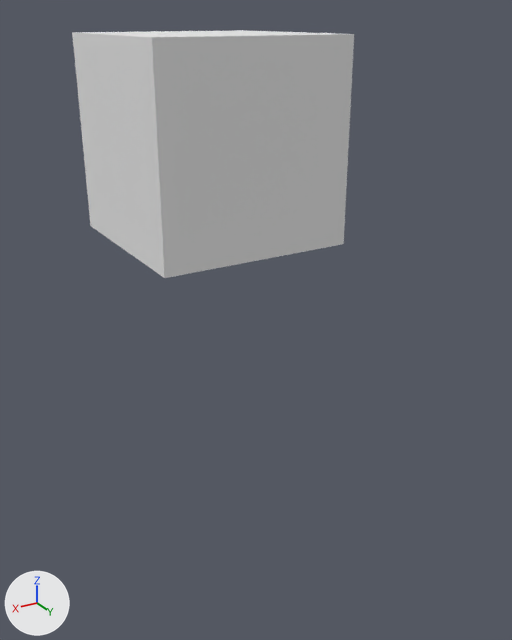
An edit to the Blender file Impossible Garden/Assets/Models/Plot/Plot.blend, drawn before and after from the same camera.
The view is the same before and after, from a 50 mm lens placed at (1.69, 3.28, 0.58), pointed at (0.14, 0.69, -0.71). The lights are fixed; the arrows at lower left show +X, +Y and +Z.

In view in the first picture: 'Plot'.
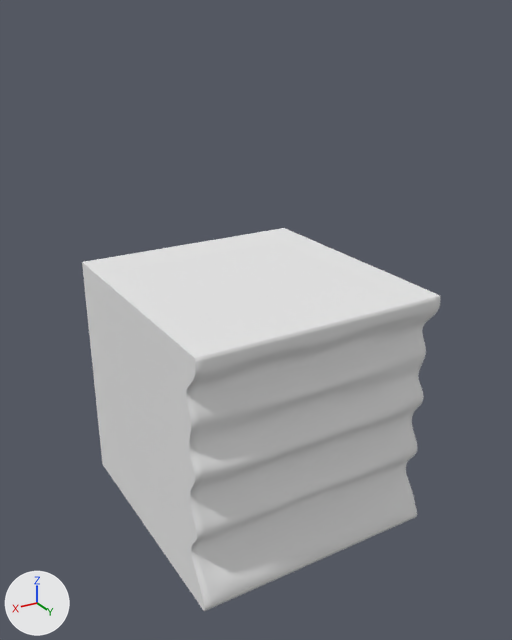
Patch to the scene script:
```diff
--- a/Impossible Garden/Assets/Models/Plot/Plot.blend.py
+++ b/Impossible Garden/Assets/Models/Plot/Plot.blend.py
@@ me_cube @@
 # used by ob_plot; location = (0.0, 0.0, 0.0); scale = (0.5, 0.5, 0.5)
-me_cube.from_pydata(...)  # 8 vertices, 6 faces; spans x -1.0..1.0, y -1.0..1.0, z -1.0..1.0
+me_cube.from_pydata(...)  # 4229 vertices, 4101 faces; spans x -1.0..1.0, y -1.0..1.1, z -1.0..1.0
+# me_cube part 1: 4 vertices removed from x -1.0..1.0, y 1.0, z -1.0..1.0; 4225 vertices added at x -1.0..1.0, y 0.9..1.1, z -1.0..1.0
+# me_cube part 2: the surface is now shaded smooth
 me_cube.materials.append(mat_dirt)
@@ ob_plot @@
 ob_plot = bpy.data.objects.new('Plot', me_cube)
-ob_plot.location = (0.0, 0.0, 0.0)
+ob_plot.location = (0.365, 0.998, -0.862)
 ob_plot.scale = (0.5, 0.5, 0.5)
```

Location of each change, (x1, y1, x2, y2) in pixels of the pictures (512 x 640 px):
'Plot', reshaped, moved (27% wider, 54% taller): before (72, 30, 354, 278); after (82, 228, 441, 611)
part 1 of me_cube, built on: before (72, 30, 354, 278); after (82, 228, 441, 611)
